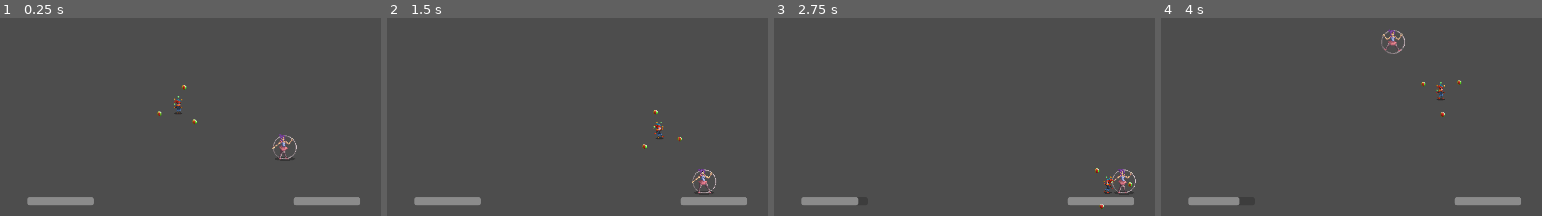
Above: before the commit, frames 1-4 (left to right).
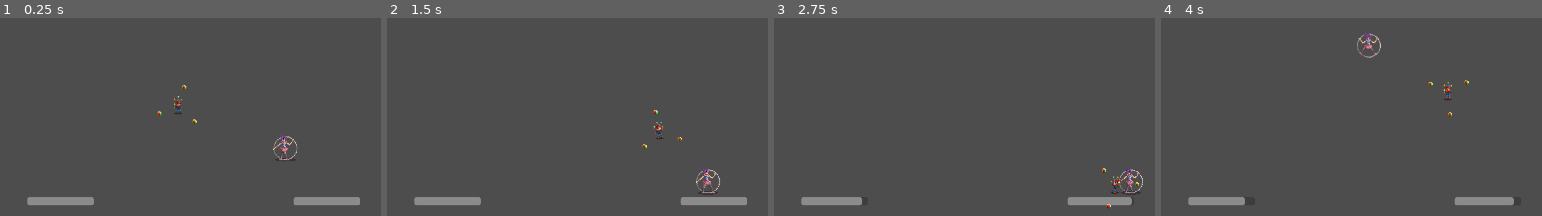
Above: after the commit, the same moments.

Repository: OscarPindaro/BossRushJam2025
Game: Godot game, scene res://scenes/game/fights/ballerina/ballerina_bossfight.tscn
The game is run twice, just before and just after one commit, with the same random seed, the same clock (stepped at 60 frames per second) and the same inputs. This scene is started directly instead of the project's main scene.
Inputs (mouse positions are in pixels of both pictures, inside the frame that each line leads up to):
- Up to frame 1 (0.25 s): no input
- Up to frame 2 (1.5 s): move the mouse to (outside the picture) at 0.52 s; hold D (ui_right) 0.53-1.28 s; move the mouse to (outside the picture) at 1.27 s; hold S (ui_down) from 1.28 s (still down)
- Up to frame 3 (2.75 s): move the mouse to (outside the picture) at 2.02 s; release S (ui_down) at 2.03 s; hold D (ui_right) from 2.03 s (still down)
- Up to frame 4 (4 s): move the mouse to (outside the picture) at 2.77 s; release D (ui_right) at 2.78 s; hold W (ui_up) 2.78-3.53 s; move the mouse to (outside the picture) at 3.52 s; hold A (ui_left) from 3.53 s (still down)

The runs differ from the first frame. In frame 1, 0.3% of the frame differs, in the area x 71-78%, y 58-73%; in frame 2, 0.4%; in frame 3, 0.8%; in frame 4, 1.1%, in the area x 20-95%, y 5-95%.

Commit message:
Esportate variabili ballerina

Diff:
--- a/scenes/balls/rag_ball.tscn
+++ b/scenes/balls/rag_ball.tscn
@@ -12,6 +12,7 @@
 [node name="RagBall" instance=ExtResource("1_hsm24")]
 texture_filter = 1
 collision_mask = 2
+dmg = 5.0
 
 [node name="RagBallCollision" type="CollisionShape2D" parent="." index="0"]
 shape = SubResource("CircleShape2D_q8gx0")
--- a/scenes/bosses/ballerina/ballerina.gd
+++ b/scenes/bosses/ballerina/ballerina.gd
@@ -4,6 +4,8 @@
 
 @export var cerchio_scene: PackedScene
 @export var max_vel = 900
+@export var acceleration = 20
+@export var dash_prob = 0.7
 @export var turn_speed = 1
 @export var cerchio_dmg :float
 @onready var audio_shoot = $Shoot
@@ -51,11 +53,11 @@
 
 			animation_sprites.rotate((curr_velocity/max_vel) * 0.5)
 			if ramp_up == 1:
-				curr_velocity = curr_velocity + 20
+				curr_velocity = curr_velocity + acceleration
 				if curr_velocity > max_vel:
 					ramp_up = 0
 			if ramp_up == 0:
-				curr_velocity = curr_velocity - 20
+				curr_velocity = curr_velocity - acceleration
 				if curr_velocity < speed:
 					idle_direction = get_random_direction()
 					action = "idle"
@@ -72,7 +74,7 @@
 
 func _on_do_something_timeout() -> void:
 	var what_to_do = rng.randf_range(0, 1)
-	if what_to_do < 0.7:
+	if what_to_do < dash_prob:
 		direction = (player.global_position - global_position).normalized()
 		curr_velocity = 5
 		ramp_up = 1
--- a/scenes/bosses/ballerina/ballerina.tscn
+++ b/scenes/bosses/ballerina/ballerina.tscn
@@ -161,9 +161,14 @@
 collision_mask = 4
 script = ExtResource("2_k2wil")
 cerchio_scene = ExtResource("3_ejb54")
-max_vel = 900
+max_vel = 1200
+acceleration = 20
+dash_prob = 0.7
 turn_speed = 1
 cerchio_dmg = 25.0
+speed = 110.0
+initial_hp = 2000.0
+collision_dmg = 8.0
 
 [node name="DoSomething" type="Timer" parent="." index="0"]
 wait_time = 3.0
--- a/scenes/bosses/ballerina/cerchio.tscn
+++ b/scenes/bosses/ballerina/cerchio.tscn
@@ -10,6 +10,7 @@
 
 [node name="Cerchio" type="Area2D"]
 script = ExtResource("1_6bfop")
+speed = 5.0
 
 [node name="Sprite2D" type="Sprite2D" parent="."]
 position = Vector2(1, 2)
--- a/scenes/game/fights/ballerina/ballerina_bossfight.tscn
+++ b/scenes/game/fights/ballerina/ballerina_bossfight.tscn
@@ -11,3 +11,5 @@
 
 [node name="StaticBody2D" parent="." index="2"]
 position = Vector2(-7, -1)
+
+[editable path="Player/BallsArea"]
--- a/scenes/game/fights/strongman/strongman_bossfight.tscn
+++ b/scenes/game/fights/strongman/strongman_bossfight.tscn
@@ -12,3 +12,4 @@
 player = NodePath("../Player")
 
 [editable path="Boss"]
+[editable path="Player/BallsArea"]
--- a/scenes/game/levels/strongman_level.tscn
+++ b/scenes/game/levels/strongman_level.tscn
@@ -1,9 +1,11 @@
-[gd_scene load_steps=3 format=3 uid="uid://cu0732sjcd8oe"]
+[gd_scene load_steps=4 format=3 uid="uid://cu0732sjcd8oe"]
 
 [ext_resource type="PackedScene" uid="uid://c6yjvbaxt8tb" path="res://scenes/game/game.tscn" id="1_83cq8"]
+[ext_resource type="PackedScene" uid="uid://s4it0jrhlunv" path="res://scenes/game/levels/ballerina_level.tscn" id="2_fyduw"]
 [ext_resource type="PackedScene" uid="uid://3paelqombsom" path="res://scenes/game/fights/strongman/strongman_bossfight.tscn" id="2_lsxqi"]
 
 [node name="StrongmanLevel" instance=ExtResource("1_83cq8")]
+win_screen = ExtResource("2_fyduw")
 
 [node name="StrongmanBossfight" parent="." index="1" instance=ExtResource("2_lsxqi")]
 
--- a/scenes/menu/buttons/ButtonSettings/settings_button.tscn
+++ b/scenes/menu/buttons/ButtonSettings/settings_button.tscn
@@ -2,12 +2,12 @@
 
 [ext_resource type="PackedScene" uid="uid://c72tadrko6hg0" path="res://scenes/menu/buttons/ButtonWrapper/button_wrapper.tscn" id="1_bhb40"]
 [ext_resource type="Script" path="res://scenes/menu/buttons/ButtonSettings/settings_button.gd" id="2_e8jg6"]
-[ext_resource type="Texture2D" uid="uid://dy8n4rlcxk21t" path="res://asset/graphic/UI/NicePng_settings-icon-png_1344785.png" id="2_k4tw6"]
+[ext_resource type="Texture2D" uid="uid://1rbrctgd8c1v" path="res://asset/graphic/UI/menu_gear.png" id="2_uedw1"]
 
 [node name="SettingsButton" instance=ExtResource("1_bhb40")]
 offset_right = 100.0
 offset_bottom = 100.0
-icon = ExtResource("2_k4tw6")
+icon = ExtResource("2_uedw1")
 icon_alignment = 1
 expand_icon = true
 script = ExtResource("2_e8jg6")
Binary file removed: asset/graphic/UI/NicePng_settings-icon-png_1344785.png
Binary file added: asset/graphic/UI/menu_gear.png
Not shown, changed: asset/graphic/UI/menu_gear.png.import
